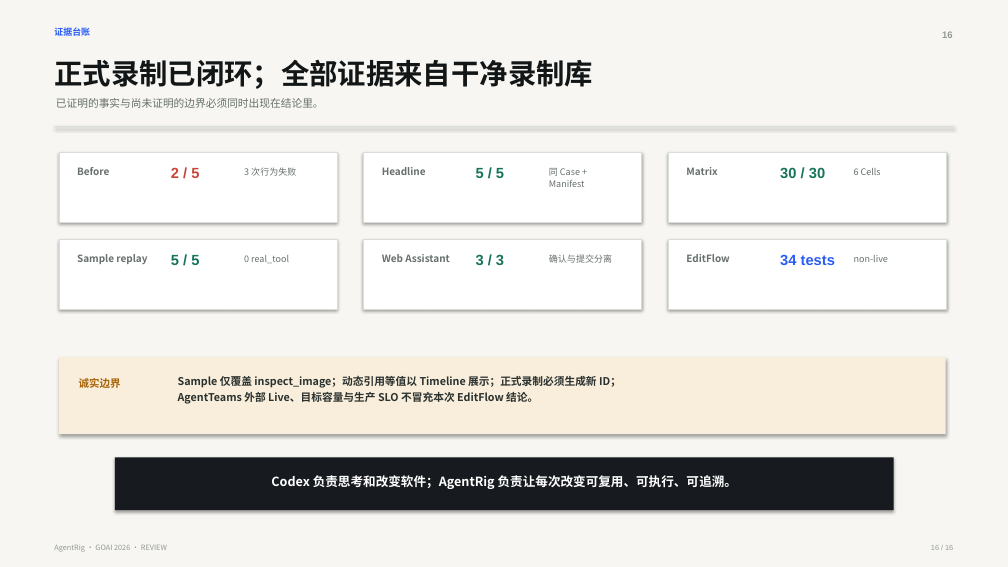
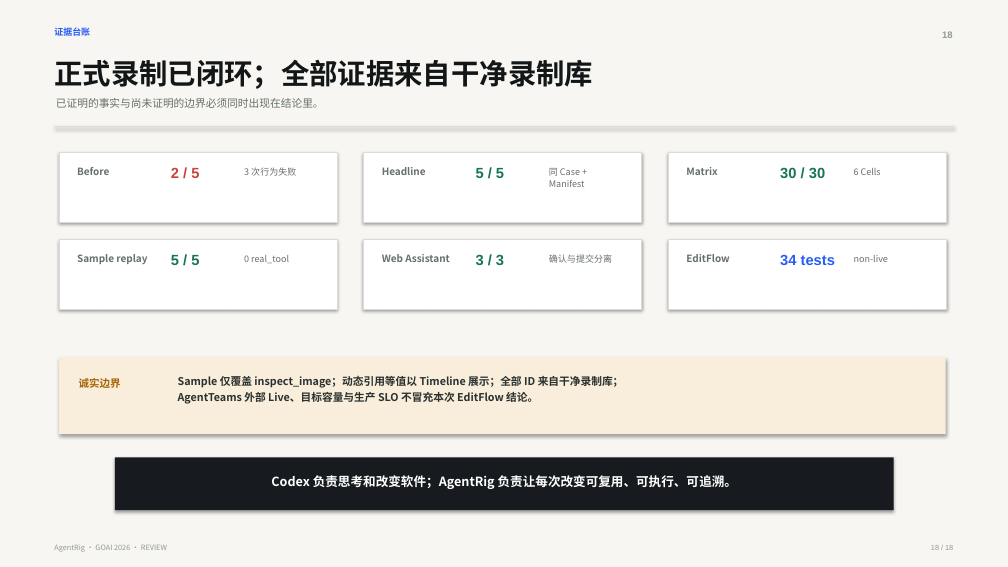
Before and after one commit to ChenCJ-io/agentrig, a slide deck: slide 18 of docs/competition/AgentRig-GOAI-2026-初赛方案.pptx (slide 16 before the commit). Drawn at 1008x567 pixels with LibreOffice and Linux fonts; fonts in the diff are those of the drawing. Boxes give left, top, right and bottom in pixels: in the first picture for what was removed or moved away, otherwise in the second. Text is boxed around its words. In the diff, an @@ line names an element or a change of style, - is before the commit and + after.

```diff
--- a/docs/competition/AgentRig-GOAI-2026-初赛方案.pptx
+++ b/docs/competition/AgentRig-GOAI-2026-初赛方案.pptx
@@ text at box(178, 376, 624, 388): text changed @@
-Sample 仅覆盖 inspect_image；动态引用等值以 Timeline 展示；正式录制必须生成新 ID；
+Sample 仅覆盖 inspect_image；动态引用等值以 Timeline 展示；全部 ID 来自干净录制库；
```
Also in this commit, not shown: 15 other slides changed, 2 slides added, 13 other files.
